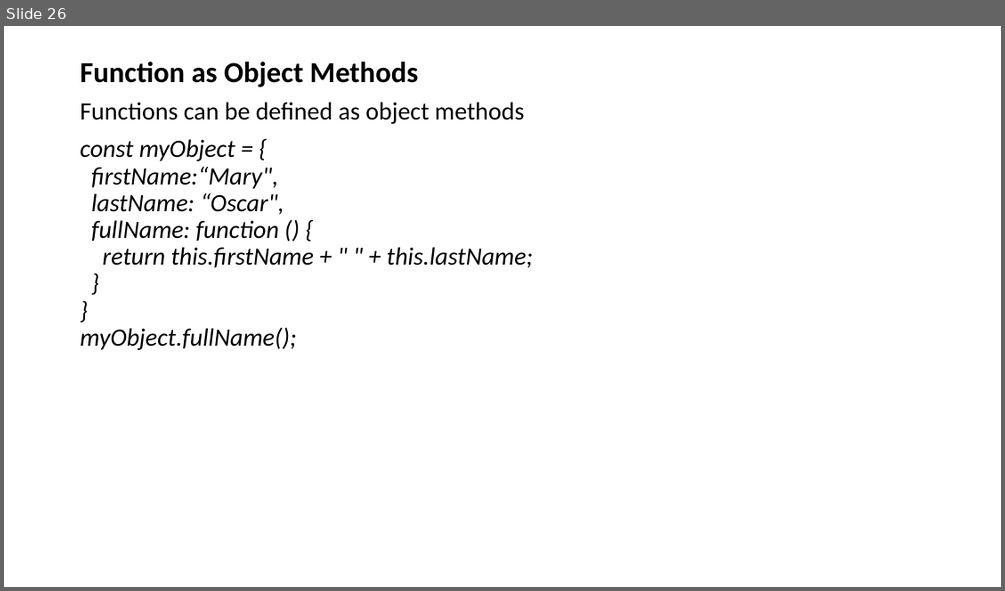
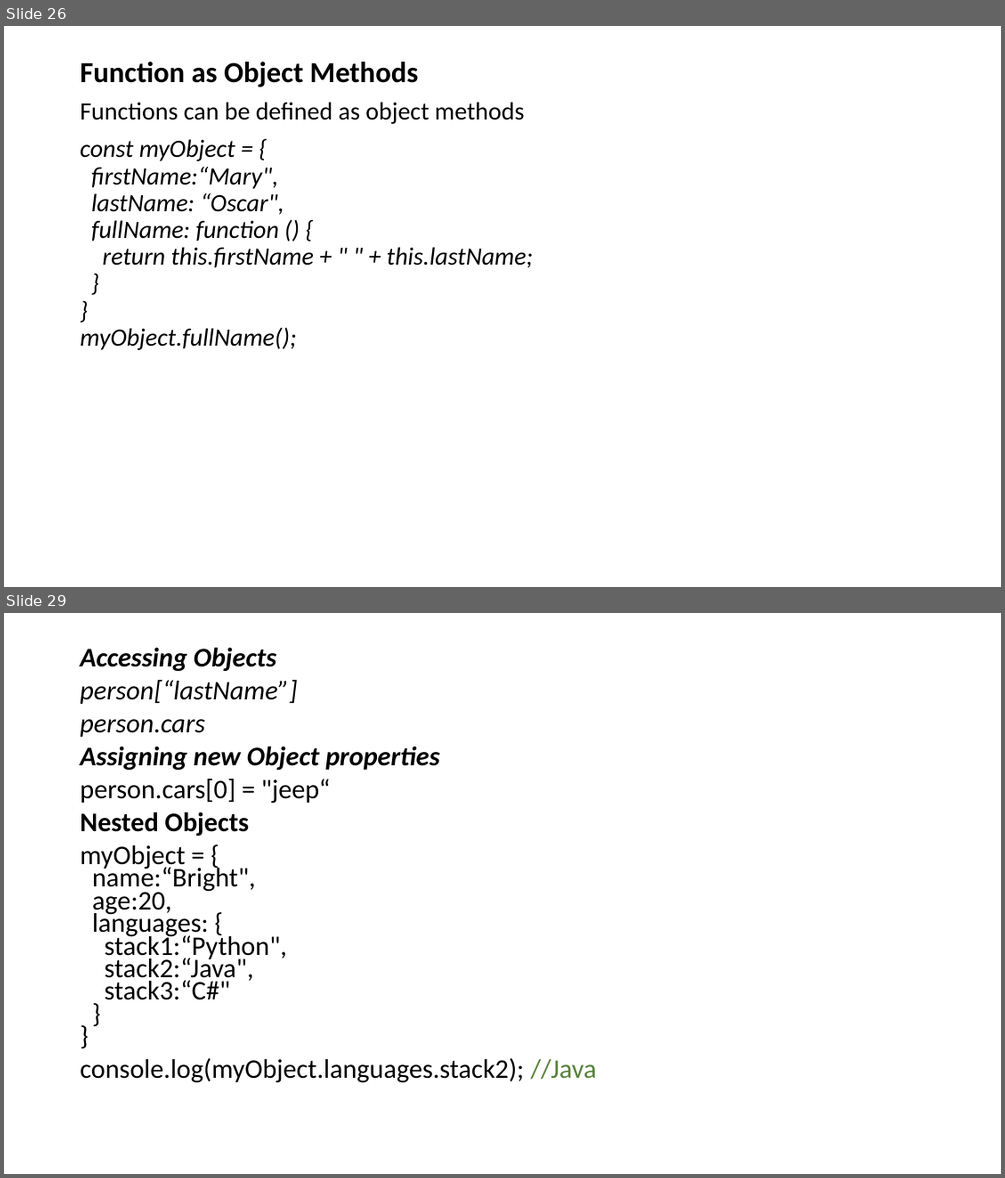
Before and after one commit to adeakinwe/AcademyFourPointZero, a slide deck: xx/lecture2/javascript/javascript.pptx. Shown one above the other, each under a label of ours: slide 26 before the commit, slides 26 and 29 after it; the slides between them are not shown. The pictures are 1005x591 and 1005x1178 pixels, drawn with LibreOffice and Linux fonts; fonts in the diff are those of the drawing. Boxes give left, top, right and bottom in pixels: in the first picture for what was removed or moved away, otherwise in the second. Text is boxed around its words. In the diff, an @@ line names an element or a change of style, - is before the commit and + after.

```diff
--- a/xx/lecture2/javascript/javascript.pptx
+++ b/xx/lecture2/javascript/javascript.pptx
@@ slide 29 added at (4, 613, 1001, 1174), background #FFFFFF @@
@@ text added at (80, 647, 597, 1083), 25.9 pt, text #000000 @@
+Accessing Objects
+person[“lastName”]
+person.cars
+Assigning new Object properties
+person.cars[0] = "jeep“
+Nested Objects
+myObject = {
+name:“Bright",
+age:20,
+languages: {
+stack1:“Python",
+stack2:“Java",
+stack3:“C#"
+}
+}
+console.log(myObject.languages.stack2); //Java
```
Also in this commit, not shown: 4 other slides added, 1 other file.
